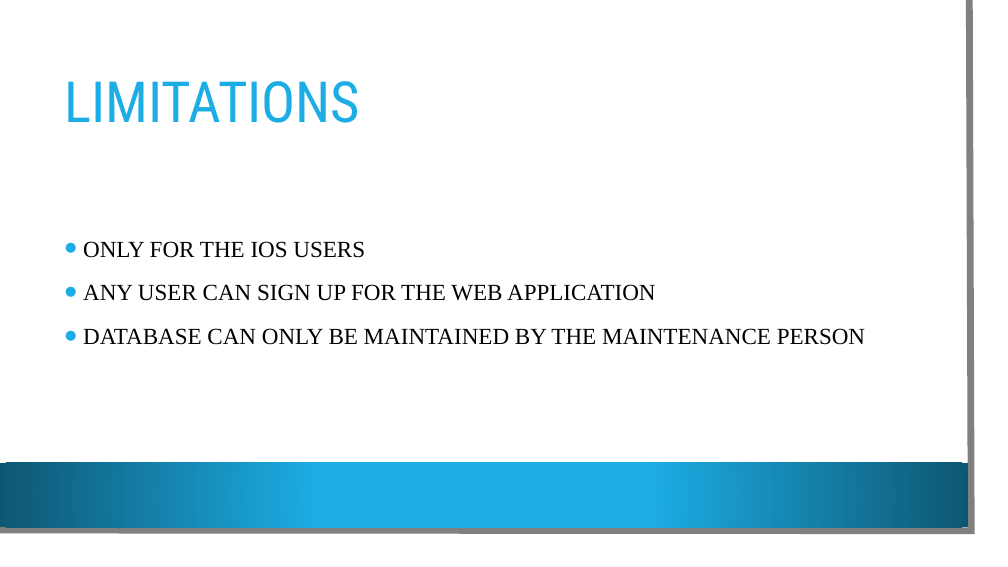
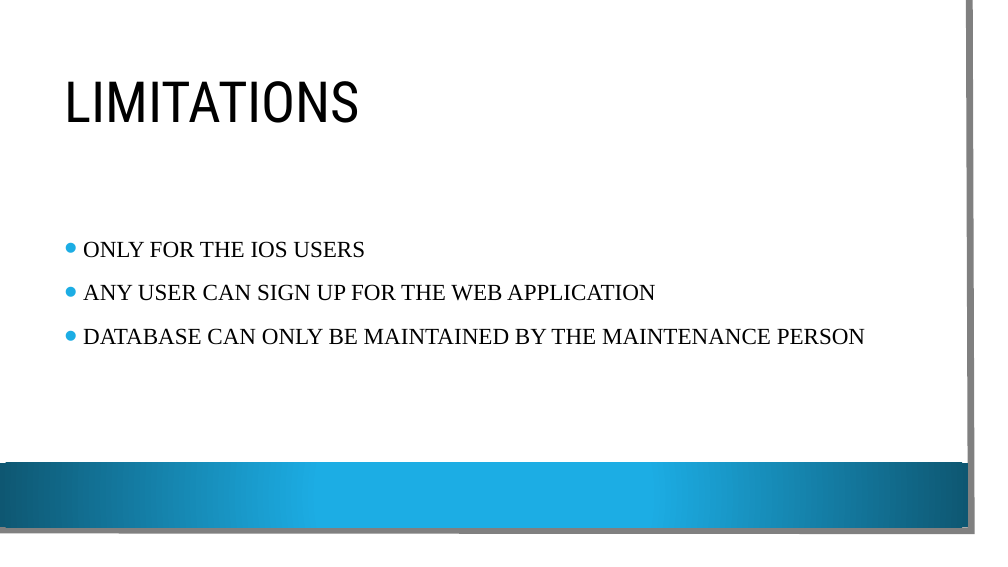
Before and after one commit to VamsiDevalla/Student-Attendance-Tracking, a slide deck: slide 16 of final ppt.pptx (slide 15 before the commit). Drawn at 1008x567 pixels with LibreOffice and Linux fonts; fonts in the diff are those of the drawing; background and template pictures are left out. Boxes give left, top, right and bottom in pixels: in the first picture for what was removed or moved away, otherwise in the second. Text is boxed around its words. In the diff, an @@ line names an element or a change of style, - is before the commit and + after.

```diff
--- a/final ppt.pptx
+++ b/final ppt.pptx
@@ title "LIMITATIONS" at box(64, 81, 360, 123): text colour #1CADE4 to #000000 @@
```
Also in this commit, not shown: 4 other slides changed, 1 slide added.
